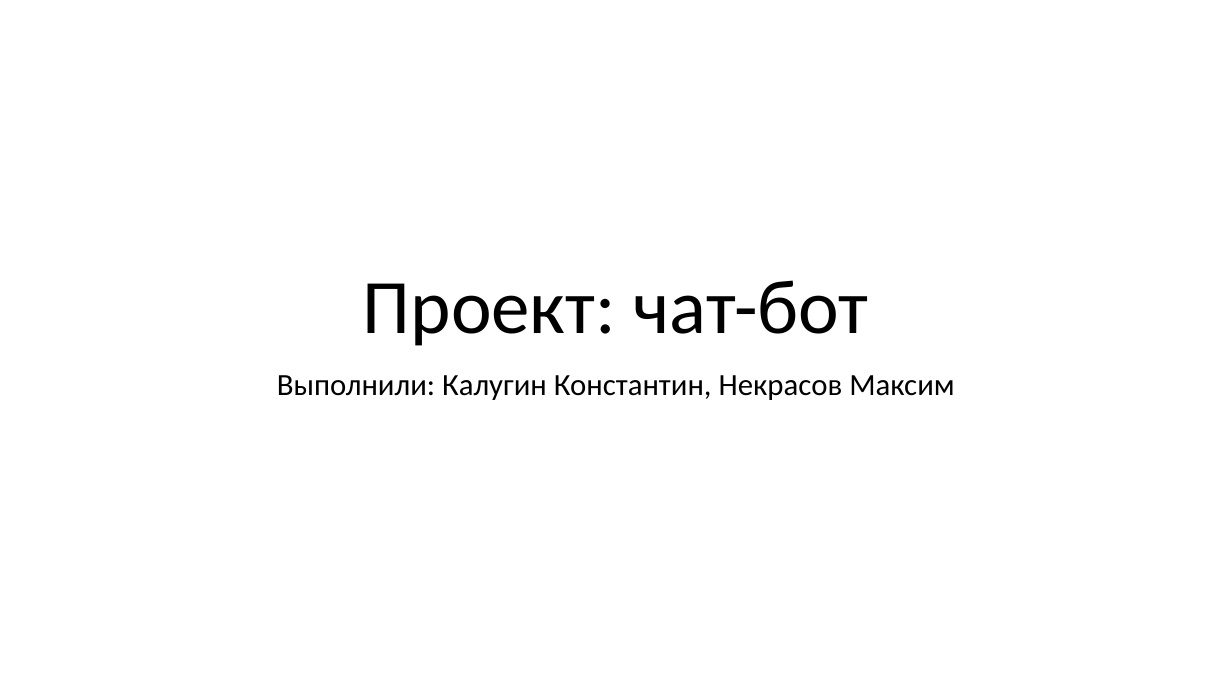
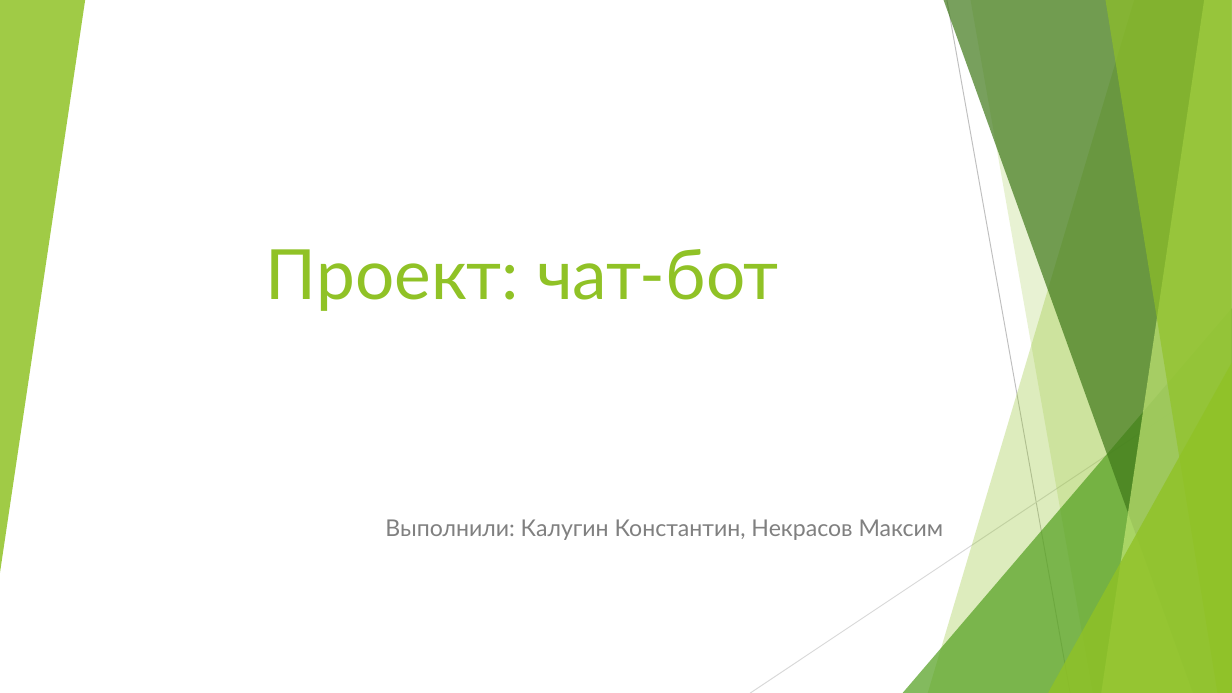
Before and after one commit to Konstantin-Kalug/Chat_bot, a slide deck: slide 1 of защита.pptx. Drawn at 1232x693 pixels with LibreOffice and Linux fonts; fonts in the diff are those of the drawing. Boxes give left, top, right and bottom in pixels: in the first picture for what was removed or moved away, otherwise in the second. Text is boxed around its words. In the diff, an @@ line names an element or a change of style, - is before the commit and + after.

```diff
--- a/защита.pptx
+++ b/защита.pptx
@@ group added at bbox=[0, 0, 1232, 693]: 5 freeform shapes, 3 triangles, 2 lines @@
@@ title "Проект: чат-бот": place and size @@
-title "Проект: чат-бот" at bbox=[363, 280, 868, 346]
+title "Проект: чат-бот" at bbox=[266, 249, 779, 311]
@@ title "Проект: чат-бот" at bbox=[266, 249, 779, 311]: size 60 to 54 pt, font Calibri to Lato, text colour #000000 to #90C226; line spacing 0.9 to 1 @@
@@ subtitle "Выполнили: Калугин Константин, Некрасов Максим": place and size @@
-subtitle "Выполнили: Калугин Константин, Некрасов Максим" at bbox=[277, 375, 954, 400]
+subtitle "Выполнили: Калугин Константин, Некрасов Максим" at bbox=[385, 519, 944, 540]
@@ subtitle "Выполнили: Калугин Константин, Некрасов Максим" at bbox=[385, 519, 944, 540]: size 24 to 18 pt, font Calibri to Lato, text colour #000000 to #808080; alignment centre to right; line spacing 0.9 to 1 @@
```
Also in this commit, not shown: 6 other slides changed, 1 slide added, 1 slide removed, 2 other files.
